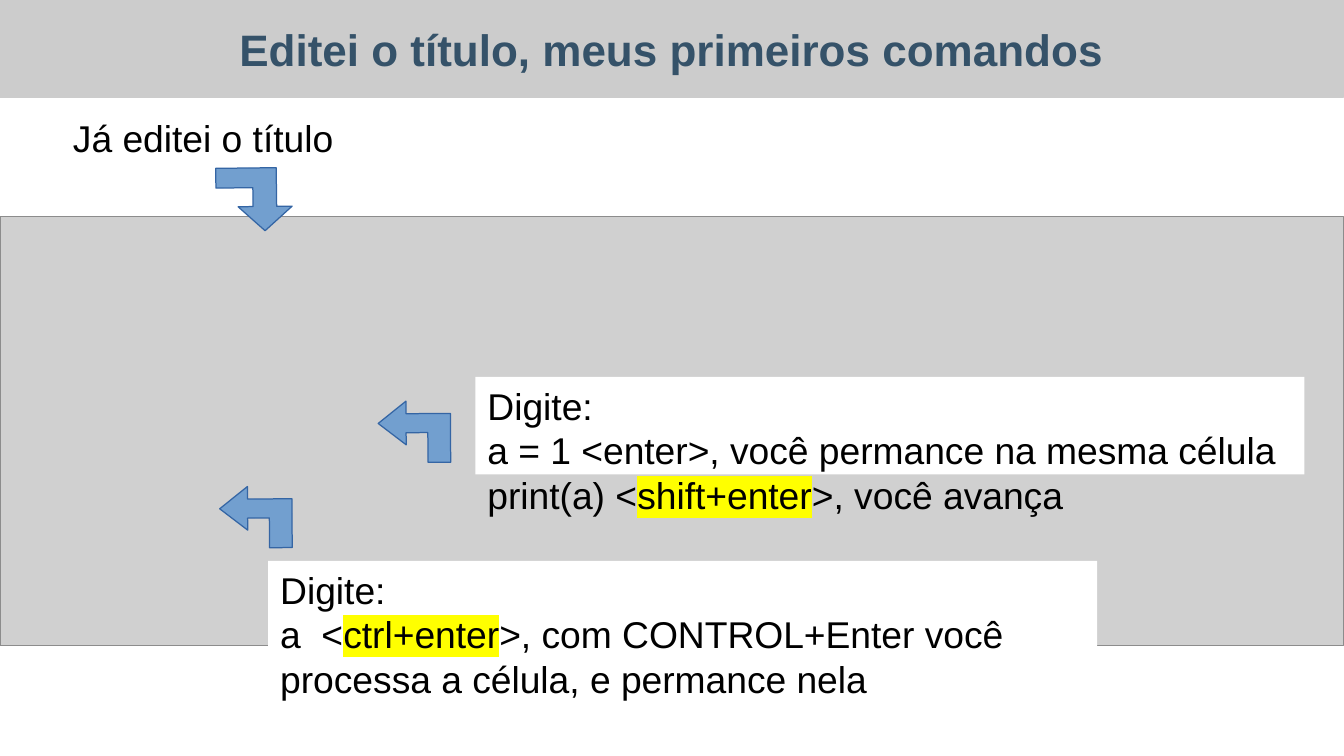
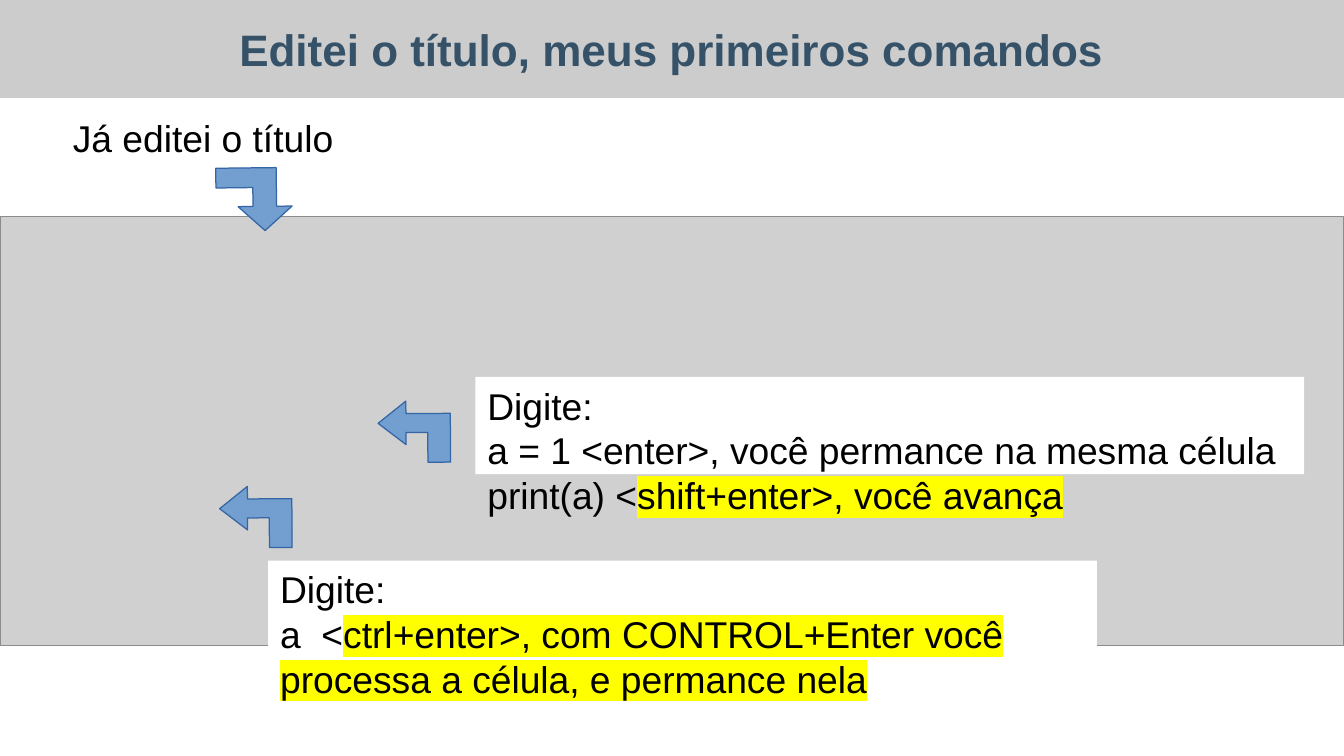
Before and after one commit to flalix/curso_python, a slide deck: slide 12 of docs/wee02-lec01-jupyter notebook.pptx (slide 11 before the commit). Drawn at 1344x756 pixels with LibreOffice and Linux fonts; fonts in the diff are those of the drawing; grey boxes stand for pictures. Boxes give left, top, right and bottom in pixels: in the first picture for what was removed or moved away, otherwise in the second. Text is boxed around its words. In the diff, an @@ line names an element or a change of style, - is before the commit and + after.

```diff
--- a/docs/wee02-lec01-jupyter notebook.pptx
+++ b/docs/wee02-lec01-jupyter notebook.pptx
@@ outline redrawn in 3 elements at [217, 167, 293, 231], [378, 401, 450, 462], [219, 486, 292, 548] @@
@@ text in rectangle at [487, 480, 1063, 517]: highlight none to #FFFF00 in "<shift+enter>, você avança" @@
@@ text in rectangle at [280, 619, 1004, 701]: highlight none to #FFFF00 in "<ctrl+enter>, com CONTROL+Enter você processa a célula, ..." @@
```
Also in this commit, not shown: 9 other slides changed, 1 slide added, 1 other file.
